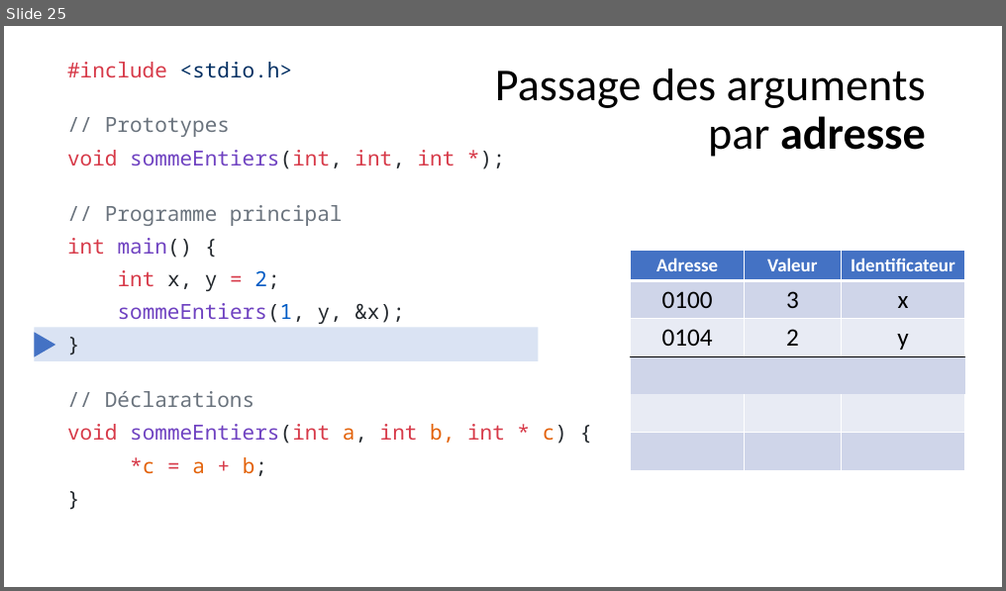
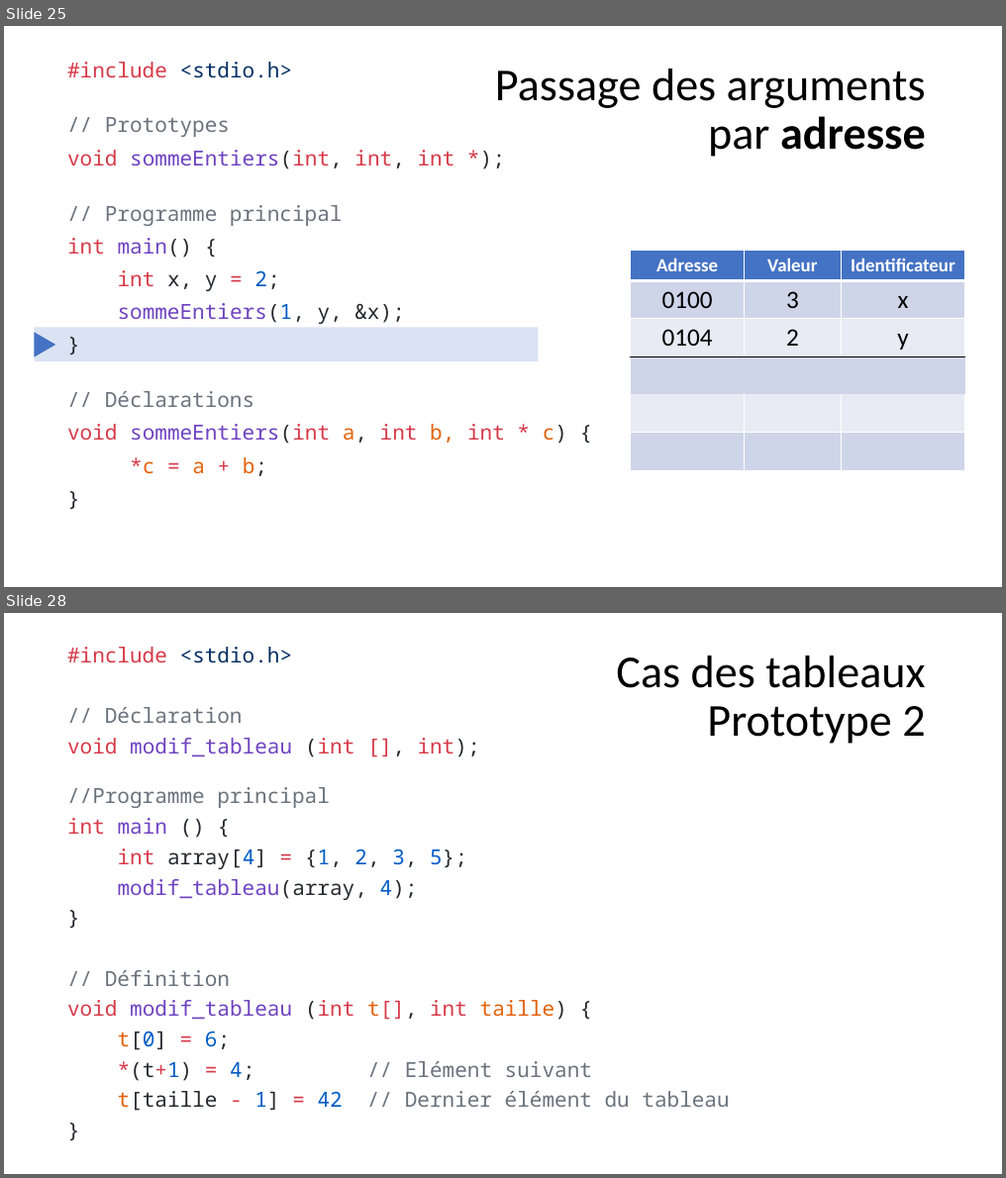
Before and after one commit to Firestorm49/bts-1, a slide deck: 02_C/05_Fonctions/Fonctions.pptx. Shown one above the other, each under a label of ours: slide 25 before the commit, slides 25 and 28 after it; the slides between them are not shown. The pictures are 1006x591 and 1006x1178 pixels, drawn with LibreOffice and Linux fonts; fonts in the diff are those of the drawing. Boxes give left, top, right and bottom in pixels: in the first picture for what was removed or moved away, otherwise in the second. Text is boxed around its words. In the diff, an @@ line names an element or a change of style, - is before the commit and + after.

```diff
--- a/02_C/05_Fonctions/Fonctions.pptx
+++ b/02_C/05_Fonctions/Fonctions.pptx
@@ slide 28 added at [4, 613, 1002, 1174], background #FFFFFF @@
@@ text added at [67, 647, 729, 1111], 20 pt, text #6A737D @@
+#include <stdio.h>
+// Déclaration
+void modif_tableau (int [], int);
+//Programme principal
+int main () {
+int array[4] = {1, 2, 3, 5};
+modif_tableau(array, 4);
+}
+// Définition
+void modif_tableau (int t[], int taille) {
+t[0] = 6;
+*(t+1) = 4; // Elément suivant
+t[taille - 1] = 42 // Dernier élément du tableau
+}
@@ title added at [616, 656, 925, 744], 44 pt, text #000000 @@
+Cas des tableaux
+Prototype 2
```
Also in this commit, not shown: 2 other slides added, 1 other file.
